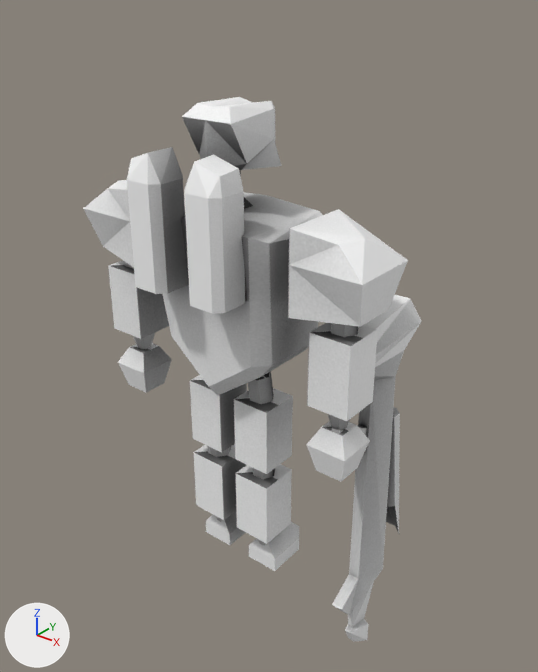
The Blender file Assets/Mech/Units/Heavy.blend: old version first, new version second.
Rendered twice from a 50 mm camera at (1.091, -1.245, 1.471) aimed at (0.032, 0.078, 0.651). The lights are fixed; the arrows at lower left show +X, +Y and +Z.

Before the edit, the objects in view are built like this:
```python
me_cube = bpy.data.meshes.new('Cube')
me_cube.from_pydata(...)  # 582 vertices, 932 faces, 4 loose edges; spans x -0.41..0.41, y -0.216..0.226, z -0.182..1.227
me_cube.materials.append(mat_ambient_001)  # picture img_ambient_001
ob_mech = bpy.data.objects.new('Mech', me_cube)
ob_mech.location = (0.0, 0.0, 0.0)
```
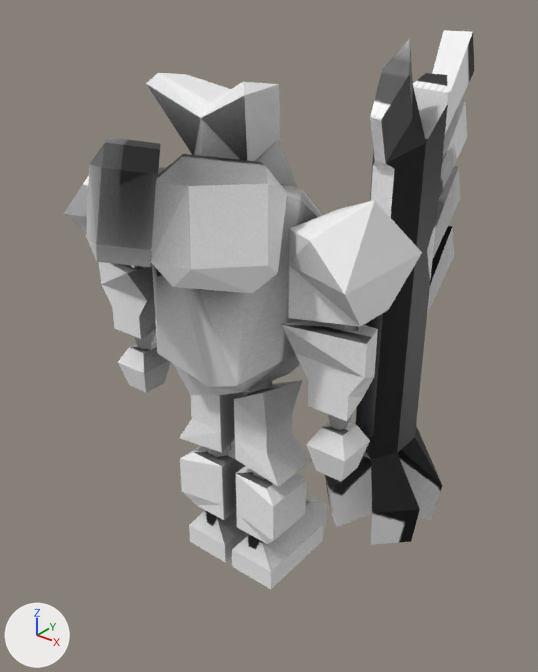
Changed parts and their boxes (x1, y1, x2, y2) in the pictures (538 x 672 px):
'Mech', reshaped (21% wider): before (83, 97, 422, 642); after (64, 30, 474, 589)
part 1 of me_cube, added: after (325, 30, 474, 545)
part 2 of me_cube, deleted: before (386, 407, 400, 534)
part 3 of me_cube, cut back: before (83, 97, 422, 642); after (64, 73, 422, 589)

Patch to the scene script:
```diff
--- a/Assets/Mech/Units/Heavy.blend.py
+++ b/Assets/Mech/Units/Heavy.blend.py
@@ me_cube @@
 # used by ob_mech; location = (0.0, 0.0, 0.0)
-me_cube.from_pydata(...)  # 582 vertices, 932 faces, 4 loose edges; spans x -0.41..0.41, y -0.216..0.226, z -0.182..1.227
+me_cube.from_pydata(...)  # 610 vertices, 1008 faces, 4 loose edges; spans x -0.41..0.464, y -0.34..0.41, z -0.018..1.36
+# me_cube part 1: a new loose piece of 96 vertices spanning x 0.176..0.464, y -0.021..0.41, z 0.171..1.36, in mat_ambient_001 (picture img_ambient_001)
+# me_cube part 2: the loose piece of 18 vertices spanning x 0.287..0.382, y 0.137..0.226, z 0.116..0.499 is deleted
+# me_cube part 3
+# 50 vertices are removed from x 0.262..0.383, y -0.061..0.207, z -0.182..0.797
+# 92 faces are deleted
+# 172 vertices move from x -0.41..0.41, y -0.216..0.152, z 0.0..1.227 to x -0.41..0.41, y -0.34..0.263, z -0.018..1.286
 me_cube.materials.append(mat_ambient_001)
```
